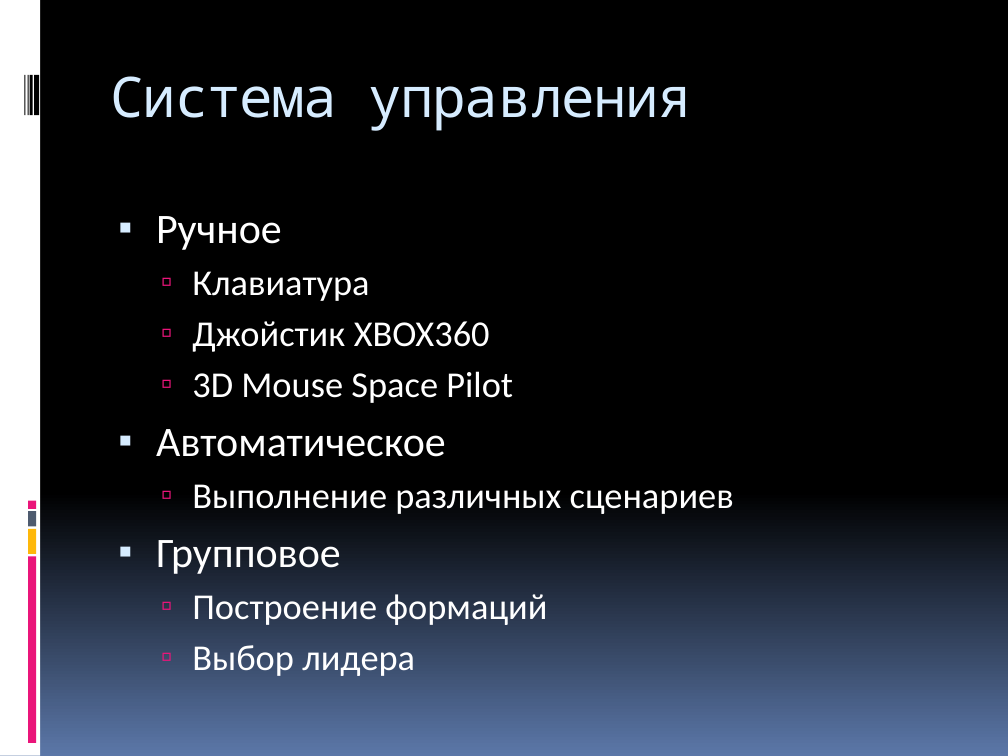
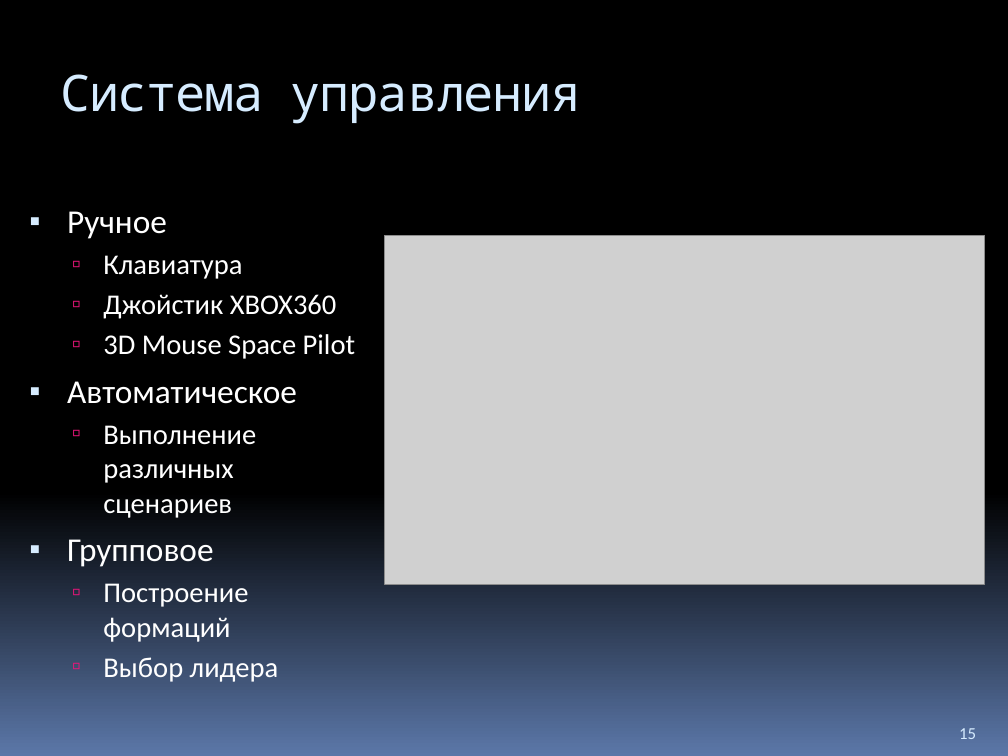
Before and after one commit to yaceq/quadro-xds, a slide deck: slide 15 of Docs/Medias2012.pptx (slide 22 before the commit). Drawn at 1008x756 pixels with LibreOffice and Linux fonts; fonts in the diff are those of the drawing; grey boxes stand for pictures. Boxes give left, top, right and bottom in pixels: in the first picture for what was removed or moved away, otherwise in the second. Text is boxed around its words. In the diff, an @@ line names an element or a change of style, - is before the commit and + after.

```diff
--- a/Docs/Medias2012.pptx
+++ b/Docs/Medias2012.pptx
@@ rectangle removed at bbox=[0, 0, 40, 756] @@
@@ title "Система управления": place and size @@
-title "Система управления" at bbox=[111, 76, 691, 131]
+title "Система управления" at bbox=[60, 74, 581, 124]
@@ title "Система управления" at bbox=[60, 74, 581, 124]: size 40 to 36 pt @@
@@ rectangle removed at bbox=[24, 75, 25, 115] @@
@@ rectangle removed at bbox=[27, 75, 28, 115] @@
@@ rectangle removed at bbox=[29, 75, 32, 115] @@
@@ rectangle removed at bbox=[34, 75, 39, 115] @@
@@ text "Ручное": place and size @@
-text "Ручное" at bbox=[156, 216, 734, 676]
+text "Ручное" at bbox=[67, 211, 355, 682]
@@ text "Ручное" at bbox=[67, 211, 355, 682]: size 30 to 23.8 pt in "Ручное", "Автоматическое", "Групповое"; size 26 to 20.4 pt in "Клавиатура", "Джойстик XBOX360", "3D Mouse Space Pilot", "Выполнение различных сценариев" and 2 more places; less space between paragraphs @@
@@ picture added at bbox=[385, 235, 985, 584] @@
@@ rectangle removed at bbox=[28, 501, 36, 509] @@
@@ rectangle removed at bbox=[28, 529, 36, 554] @@
@@ rectangle removed at bbox=[28, 511, 36, 526] @@
@@ rectangle removed at bbox=[28, 556, 36, 743] @@
@@ page number added at bbox=[959, 728, 976, 739], 12 pt, text #D6ECFF @@
+15
```
Also in this commit, not shown: 11 other slides changed, 3 slides added, 10 slides removed, 8 other files.
